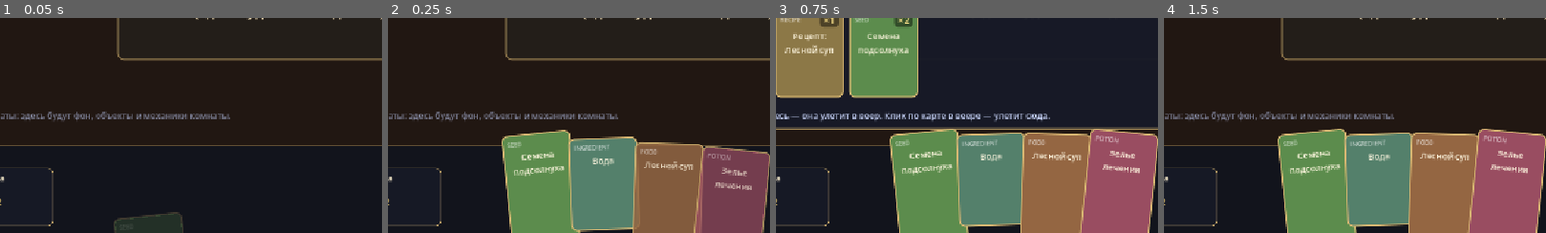
Above: before the commit, frames 1-4 (left to right).
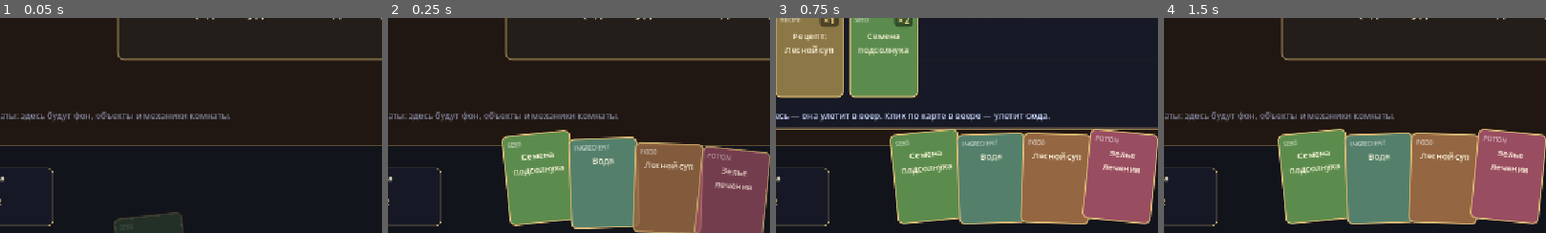
Above: after the commit, the same moments.

Repository: rust1722/eccg
Game: Godot game, scene res://scenes/main.tscn
The game is run twice, just before and just after one commit, with the same random seed, the same clock (stepped at 60 frames per second) and the same inputs.
Inputs:
- Up to frame 1 (0.05 s): no input
- Up to frame 2 (0.25 s): no input
- Up to frame 3 (0.75 s): click "Колода Архив" at 0.5 s
- Up to frame 4 (1.5 s): click "Закрыть" at 1.25 s
The pictures show only the part of the screen within x 12-62%, y 50-100%; the shares and areas given below are measured in that part.

Frame 1 is identical in both runs. In frame 2, 1.3% of the frame differs, in the area x 31-82%, y 93-100%; in frame 3, 3.3%, in the area x 31-98%, y 91-100%; in frame 4, 3.3%.

Commit message:
Fix bloated card heights: title label measured at zero width
The author's debug Output showed fan card sizes of 104x391,
104x307, 104x244, 104x139 - growing with title length. The
autowrap title label is measured at near-zero width when the
card is built, so the text wraps a character per line and the
card's combined minimum height balloons to 200-400px; Godot
then clamps the card size to that minimum. The 'short' Water
and Meat were actually the normal ones (~139px) next to
bloated long-title neighbours.

Fix: give the title label a fixed custom minimum width (88px
= real text width inside the card), so wrapped height is
measured honestly at 1-3 lines. Bottom-pivot fan rotation,
size forcing and the [HandUI] fan debug line stay as guards.

Co-authored-by: arena-agent <297053741+arena-agent@users.noreply.github.com>

Diff:
--- a/scripts/ui/CardView.gd
+++ b/scripts/ui/CardView.gd
@@ -220,6 +220,15 @@
 	title_label.mouse_filter = Control.MOUSE_FILTER_IGNORE
 	title_label.text = card_data.title
 	title_label.autowrap_mode = TextServer.AUTOWRAP_WORD_SMART
+	# ВАЖНО: фиксированная минимальная ширина = реальной ширине текста
+	# в карте (104 - отступы 16). Без неё Godot в момент создания
+	# измеряет автоперенос при почти нулевой ширине: заголовок
+	# «раскладывается» по букве на строку, минимальная высота карты
+	# раздувается до 200-400 px, и размер карты зажимается этим
+	# минимумом — карты получались разной высоты по длине названия
+	# (баг «коротких» Воды и Мяса: они-то как раз были нормальные,
+	# а соседи с длинными названиями — раздутые).
+	title_label.custom_minimum_size = Vector2(88, 0)
 	title_label.horizontal_alignment = HORIZONTAL_ALIGNMENT_CENTER
 	title_label.add_theme_font_size_override("font_size", 13)
 	title_label.add_theme_color_override("font_color", Color(1, 0.97, 0.88))
Not shown, changed: docs/STAGE_5.md
